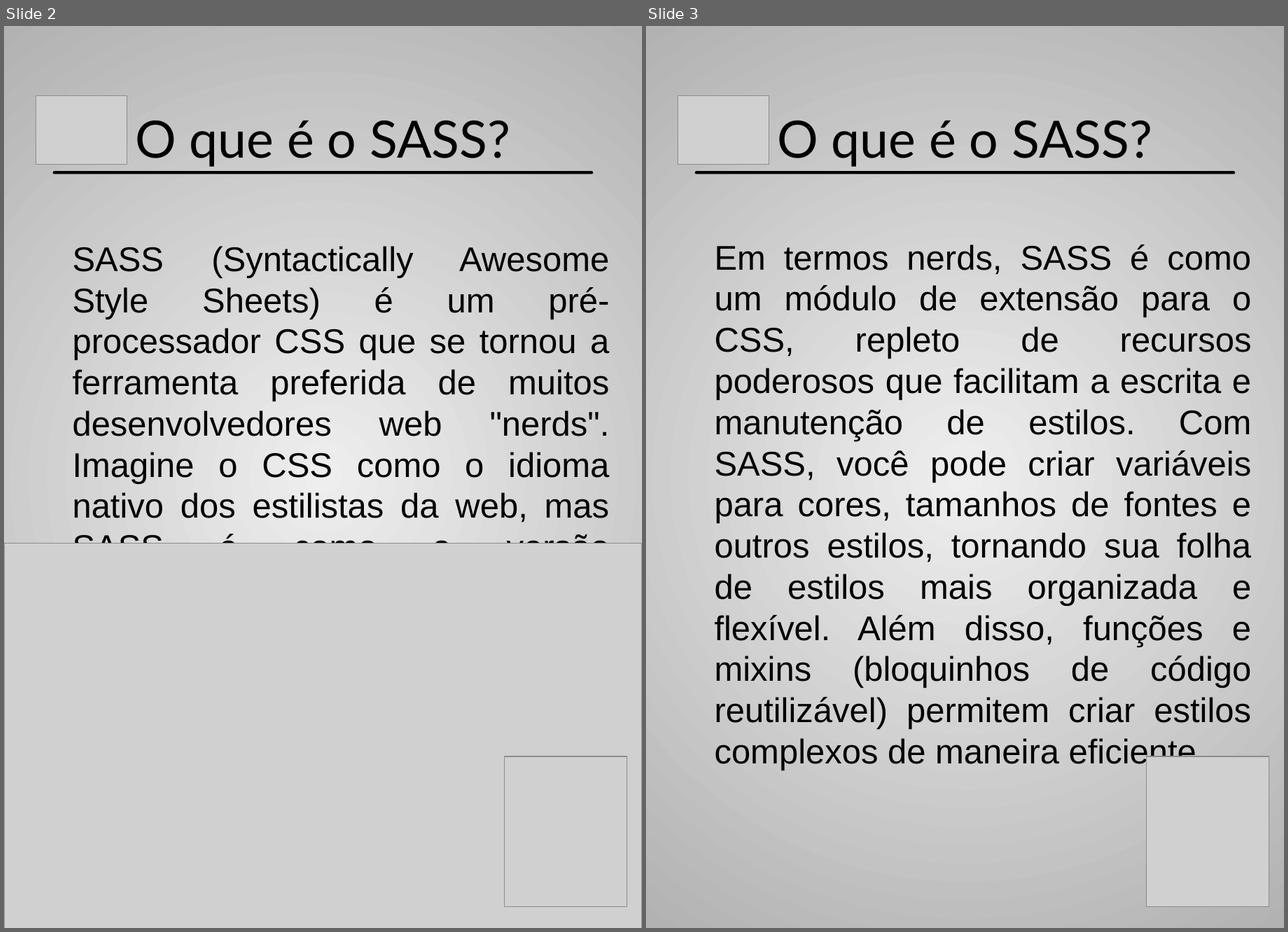
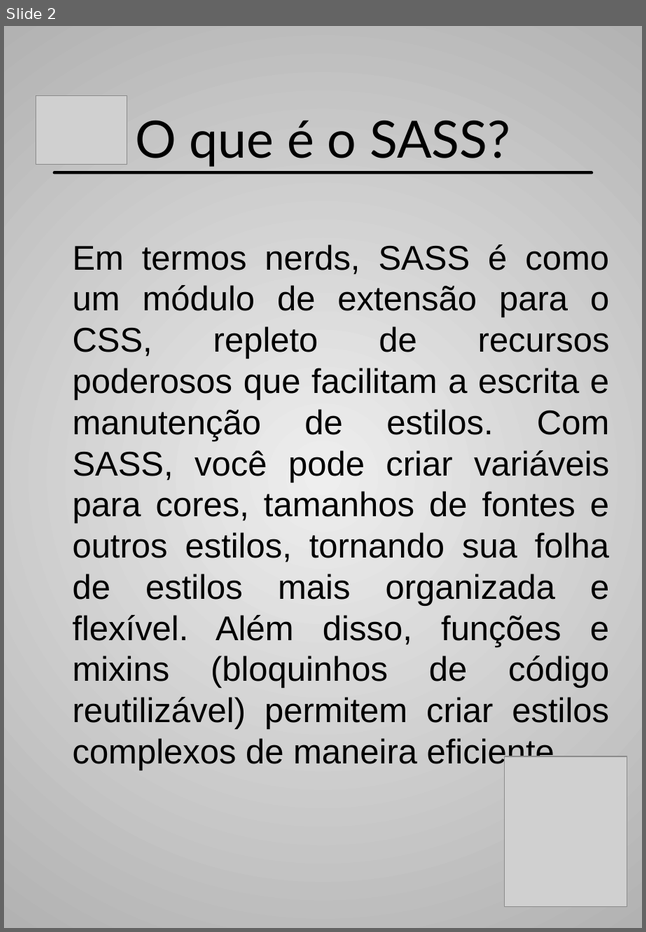
Before and after one commit to juninhsilva/chatgpt-ebook, a slide deck: ebbok.odp. Shown side by side, each under a label of ours: slides 2 and 3 before the commit, slide 2 after it. The pictures are 1288x932 and 646x932 pixels, drawn with LibreOffice and Linux fonts; fonts in the diff are those of the drawing; grey boxes stand for pictures. Boxes give left, top, right and bottom in pixels: in the first picture for what was removed or moved away, otherwise in the second. Text is boxed around its words. In the diff, an @@ line names an element or a change of style, - is before the commit and + after.

Commit message:
versão alpha

```diff
--- a/ebbok.odp
+++ b/ebbok.odp
@@ slide 2 removed at (4, 26, 642, 928), background gradient #EEEEEE to #B2B2B2 @@
@@ picture removed at (35, 96, 126, 165) @@
@@ title removed at (135, 120, 510, 167) @@
-O que é o SASS?
@@ line removed from (54, 172) to (591, 172) @@
@@ text removed at (73, 246, 610, 543) @@
-SASS (Syntactically Awesome Style Sheets) é um pré-processador CSS que se tornou a ferramenta preferida de muitos desenvolvedores web "nerds". Imagine o CSS como o idioma nativo dos estilistas da web, mas SASS é como a versão aprimorada desse idioma, com superpoderes.
@@ picture removed at (4, 543, 642, 928) @@
@@ picture removed at (504, 756, 626, 907) @@
@@ what was slide 3 is now slide 2 @@
```
Also in this commit, not shown: 1 other file.
